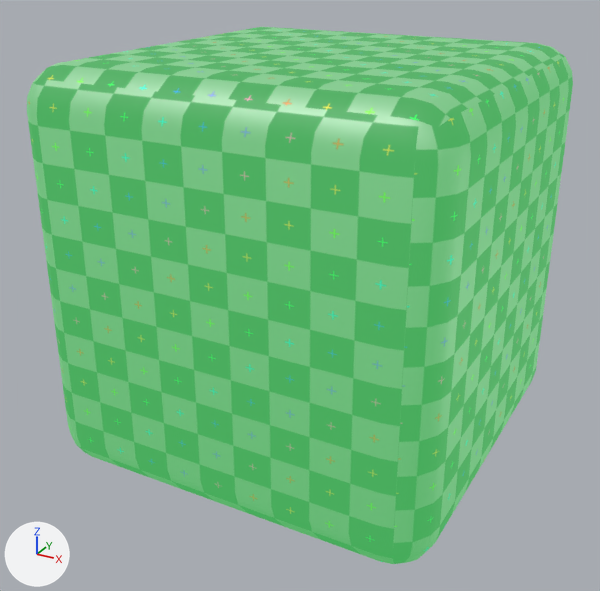
Before and after pictures for a commit that changed the FBX model editor/assets/models/fbx/Roundcube.fbx.
One viewpoint serves both versions: a camera (50 mm lens) standing at (1.84, -3.55, 1.51) and looking at (-0.04, -0.12, -0.2). Every picture has the same lights, and +X, +Y and +Z are marked at lower left.

The older version as bpy lines, for what is in view:
```python
me_roundcube = bpy.data.meshes.new('Roundcube')
me_roundcube.from_pydata(...)  # 602 vertices, 1200 faces; spans x -1.0..1.0, y -1.0..1.0, z -1.0..1.0
me_roundcube.materials.append(mat_randommaterial_009)  # picture img_uv_debug_png
ob_roundcube = bpy.data.objects.new('Roundcube', me_roundcube)
ob_roundcube.location = (0.0, 0.0, 0.0)
```
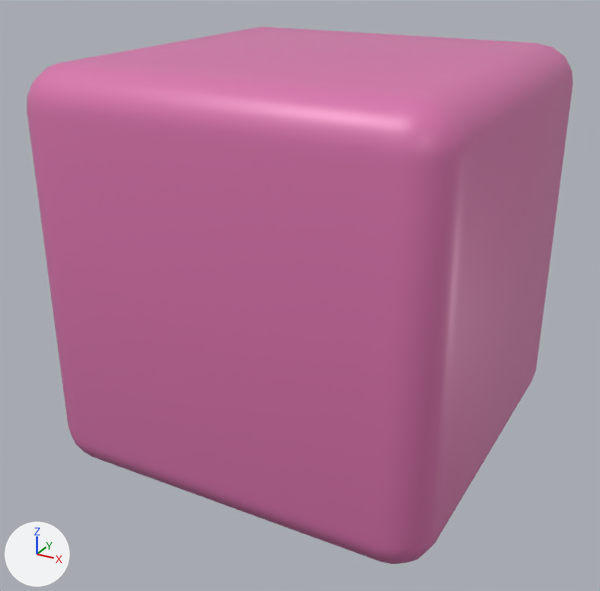
Where the change shows, as pixel boxes (x1, y1, x2, y2) in the pictures (600 x 591 px):
'Roundcube', recoloured (green to pink)
    both: (27, 27, 573, 564)

The change, as a list of edits to the scene's bpy script:
```text
Add mat_randompbrmaterial_032:
    mat_randompbrmaterial_032 = principled_material('RandomPBRMaterial.032')
    mat_randompbrmaterial_032.base_color = (0.711, 0.181, 0.425)  # pink #db76ae
    mat_randompbrmaterial_032.metallic = 0.0466
    mat_randompbrmaterial_032.roughness = 0.424
Change me_roundcube:
    where me_roundcube.from_pydata(...)  # 602 vertices, 1200 faces; spans x -1.0..1.0, y -1.0..1.0, z -1.0..1.0
    remove me_roundcube.materials.append(mat_randommaterial_009)  # picture img_uv_debug_png
    add me_roundcube.materials.append(mat_randompbrmaterial_032)  # pink #db76ae
```
